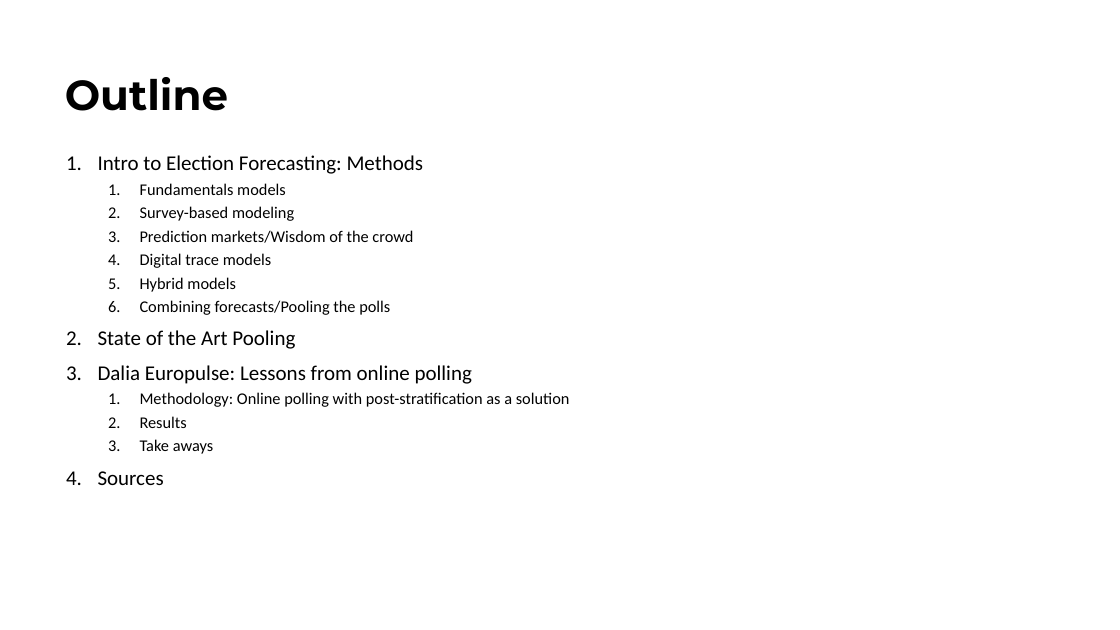
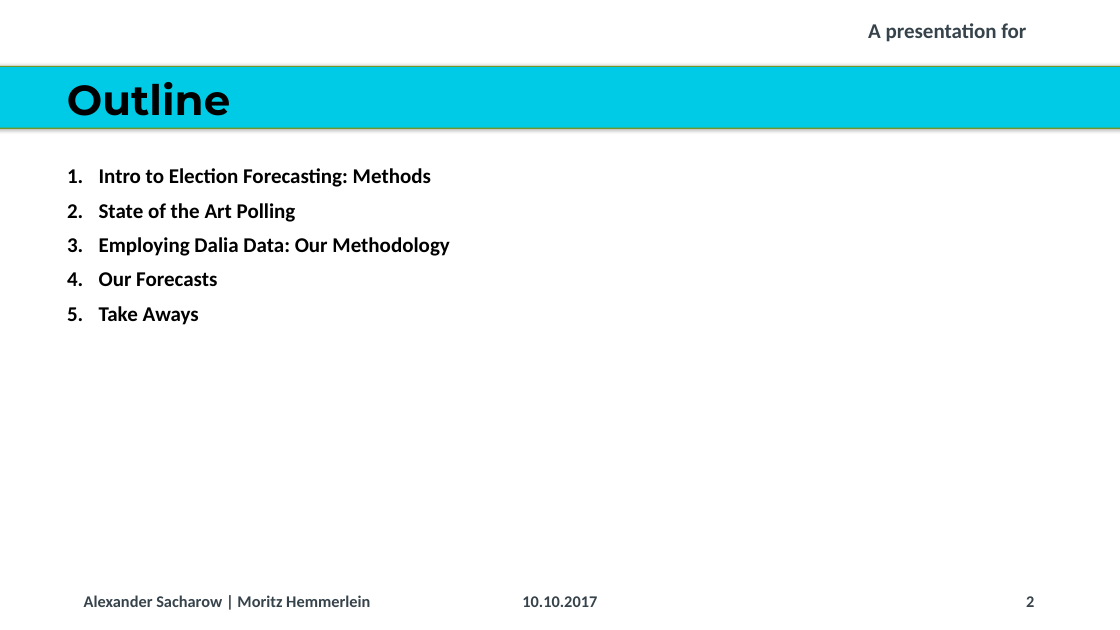
Before and after one commit to Corrod3/ElectionForecasting, a slide deck: slide 2 of Dalia Presentation/20171006_Dalia_Lunchtime Talk_Election Forecasting.pptx. Drawn at 1120x630 pixels with LibreOffice and Linux fonts; fonts in the diff are those of the drawing; background and template pictures are left out. Boxes give left, top, right and bottom in pixels: in the first picture for what was removed or moved away, otherwise in the second. Text is boxed around its words. In the diff, an @@ line names an element or a change of style, - is before the commit and + after.

Commit message:
presentation

```diff
--- a/Dalia Presentation/20171006_Dalia_Lunchtime Talk_Election Forecasting.pptx
+++ b/Dalia Presentation/20171006_Dalia_Lunchtime Talk_Election Forecasting.pptx
@@ text added at <box>868,23,1026,42</box>, 18 pt, text #37434B, bold @@
+A presentation for
@@ rounded rectangle added at <box>0,66,1120,129</box>, fill #00CBE6, outline #719629 1 pt @@
@@ title "Outline" at <box>67,82,230,116</box>: vertical alignment middle to top @@
@@ text "Intro to Election Forecasting: Methods": place and size @@
-text "Intro to Election Forecasting: Methods" at <box>98,155,570,485</box>
+text "Intro to Election Forecasting: Methods" at <box>99,168,449,325</box>
@@ text at <box>99,168,431,187</box>: bold on in "Intro to Election Forecasting: Methods" @@
@@ text at <box>99,203,449,325</box>: text changed; size 14 to 18 pt; bold on @@
-  1. Fundamentals models
-  2. Survey-based modeling
-  3. Prediction markets/Wisdom of the crowd
-  4. Digital trace models
-  5. Hybrid models
-  6. Combining forecasts/Pooling the polls
-2. State of the Art Pooling
-3. Dalia Europulse: Lessons from online polling
-  1. Methodology: Online polling with post-stratification as a solution
-  2. Results
-  3. Take aways
-4. Sources
+2. State of the Art Polling
+3. Employing Dalia Data: Our Methodology
+4. Our Forecasts
+5. Take Aways
@@ text added at <box>84,595,370,607</box>, 14 pt, text #37434B, bold @@
+Alexander Sacharow | Moritz Hemmerlein
@@ text added at <box>522,596,597,607</box>, 14 pt, text #37434B, bold @@
+10.10.2017
@@ page number added at <box>1026,596,1034,607</box>, 14 pt, text #37434B, bold @@
+2
```
Also in this commit, not shown: 12 other slides changed, 2 slides added, 3 other files.
